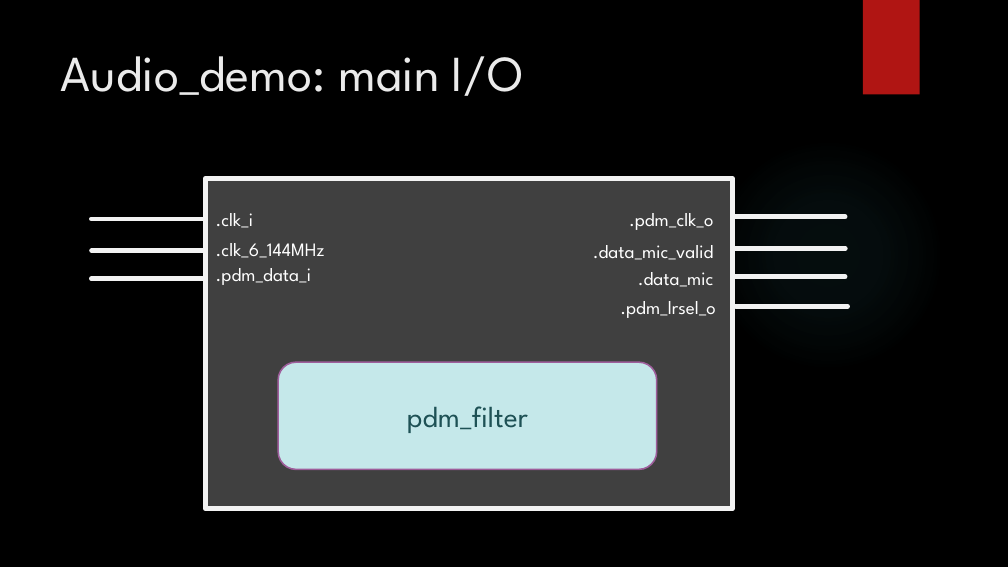
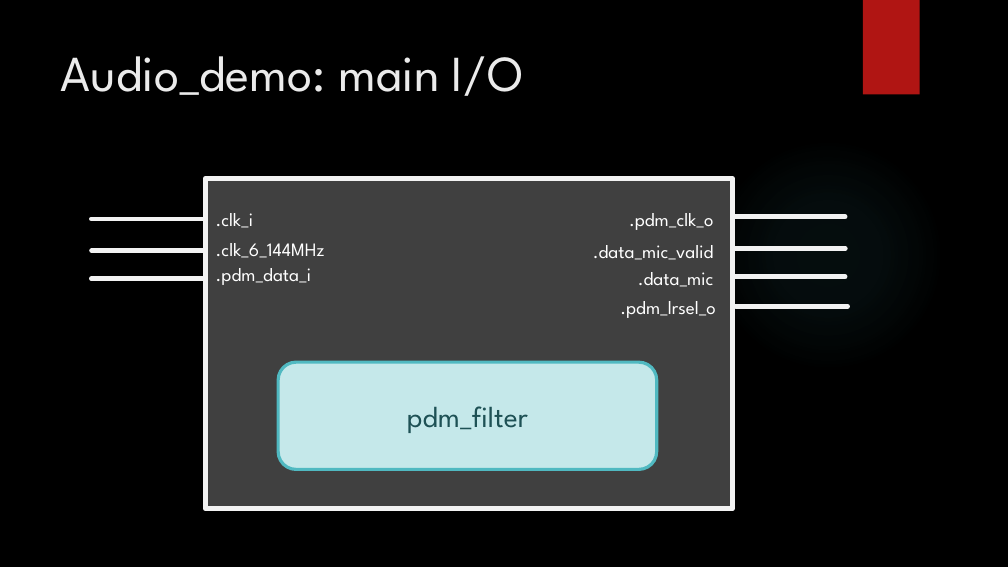
Before and after one commit to rsi7/ECE_540_finalproject, a slide deck: slide 4 of docs/ECE 540 - Final Project Presentation.pptx. Drawn at 1008x567 pixels with LibreOffice and Linux fonts; fonts in the diff are those of the drawing; background and template pictures are left out. Boxes give left, top, right and bottom in pixels: in the first picture for what was removed or moved away, otherwise in the second. Text is boxed around its words. In the diff, an @@ line names an element or a change of style, - is before the commit and + after.

```diff
--- a/docs/ECE 540 - Final Project Presentation.pptx
+++ b/docs/ECE 540 - Final Project Presentation.pptx
@@ rounded rectangle at (278, 362, 657, 470): outline #9E5E9B 1.5 pt to #50B9C1 3 pt @@
```
Also in this commit, not shown: 6 other slides changed.
